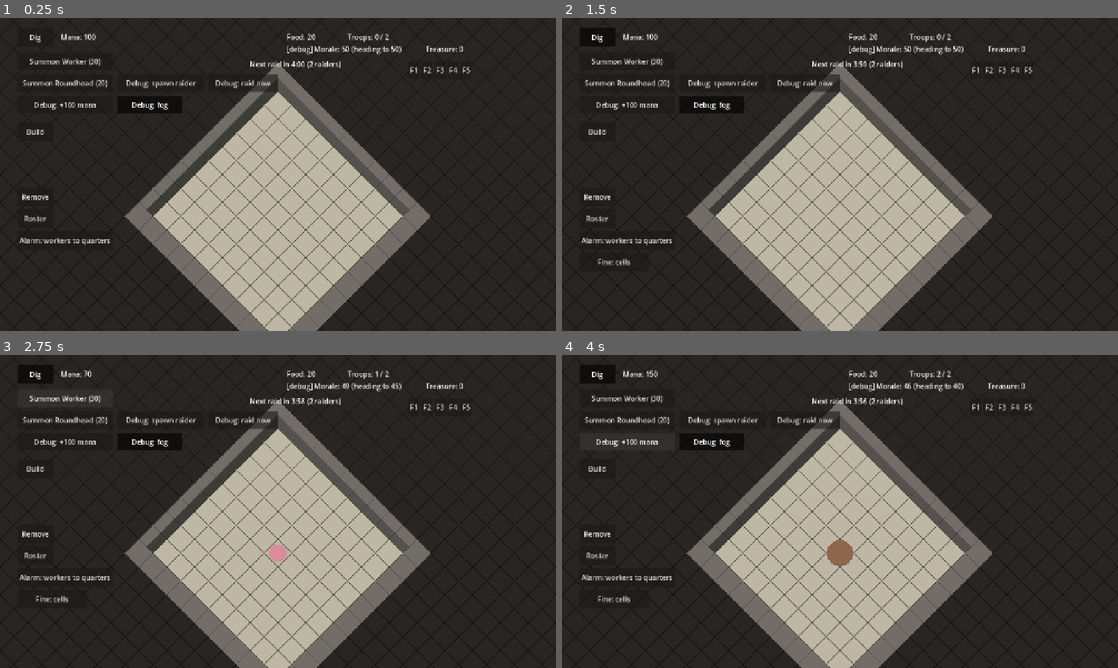
Above: before the commit, frames 1-4 (two rows, left to right).
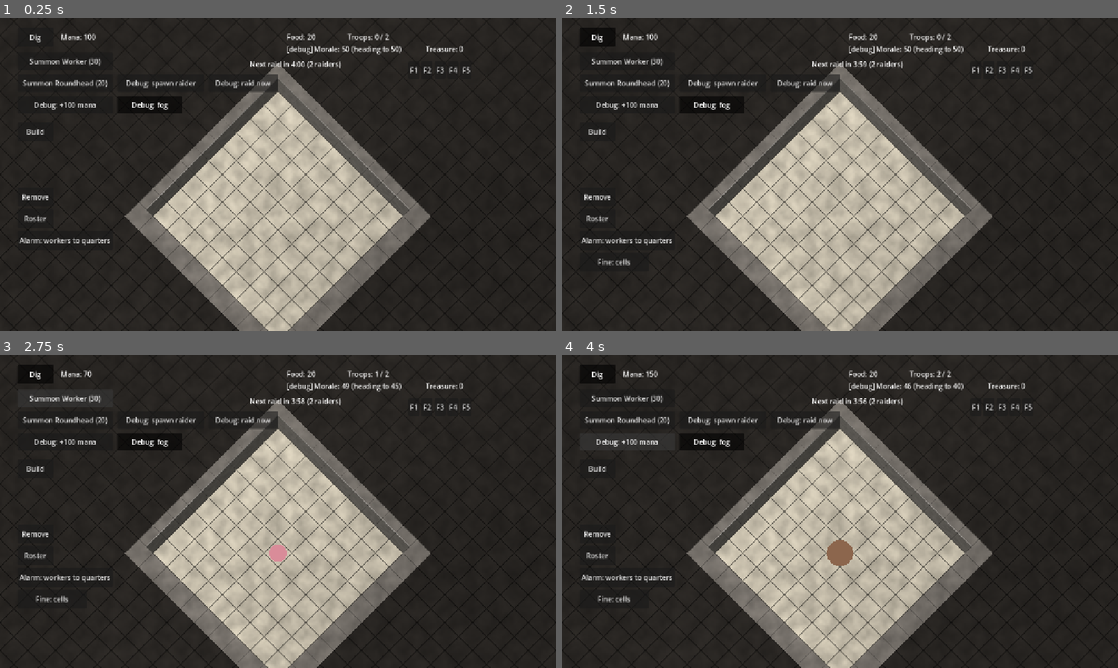
Above: after the commit, the same moments.

Repository: SirSizzle24/mazelord
Game: Godot game, scene res://Scenes/main.tscn
The game is run twice, just before and just after one commit, with the same random seed, the same clock (stepped at 60 frames per second) and the same inputs.
Inputs:
- Up to frame 1 (0.25 s): no input
- Up to frame 2 (1.5 s): click "Build" at 0.5 s; click "Dig" at 1.25 s
- Up to frame 3 (2.75 s): click "Summon Worker (30)" at 2 s
- Up to frame 4 (4 s): click "Summon Roundhead (20)" at 2.75 s; click "Debug: +100 mana" at 3.5 s

The runs differ from the first frame. In frame 1, 0.4% of the frame differs, in the area x 26-74%, y 20-91%; in frame 2, 0.4%; in frame 3, 0.4%; in frame 4, 0.4%.

Commit message:
World-space surface texturing with placeholder noise; wall masks for tops and faces

Diff:
--- a/scripts/fog.gd
+++ b/scripts/fog.gd
@@ -6,6 +6,7 @@
 ## The fog is a TileMapLayer of darkened ground tiles, and only cells whose visibility changed are updated.
 
 const TileTextures = preload("res://scripts/tile_textures.gd")
+const SurfaceMaterial = preload("res://scripts/surface_material.gd")
 const SIGHT_RADIUS := 15  # cells (5 blocks) a troop can see in every direction
 const UPDATE_INTERVAL := 0.2  # seconds between sight updates; every frame would be wasted work
 const MEMORY_DARKEN := 0.55  # how much darker remembered tiles look than live ones
@@ -34,6 +35,7 @@
 	marked_kind = colors.size()
 	colors.append(grid.MARKED_COLOR)
 	layer.tile_set = TileTextures.build(colors, grid.TILE_WIDTH)
+	layer.material = SurfaceMaterial.make(null)  # remembered ground keeps its texture, dimmed
 	layer.show_behind_parent = true  # under the remembered furnishings this node draws
 	add_child(layer)
 	layer.position = grid.tile_to_screen(Vector2i.ZERO) - layer.map_to_local(Vector2i.ZERO)
@@ -41,8 +43,10 @@
 	# Walls stay inside their own cells, so they never cover troops or neighbors, and need no depth sorting.
 	var rock: Color = grid.ROCK_COLOR.lightened(0.15)
 	var deposit: Color = grid.DEPOSIT_COLOR.darkened(0.2)
-	walls.tile_set = TileTextures.build_walls([rock, rock.darkened(MEMORY_DARKEN), deposit,
+	var wall_art: Dictionary = TileTextures.build_walls([rock, rock.darkened(MEMORY_DARKEN), deposit,
 		deposit.darkened(MEMORY_DARKEN), grid.MARKED_COLOR], grid.TILE_WIDTH, WALL_FACE_HEIGHT)
+	walls.tile_set = wall_art["tile_set"]
+	walls.material = SurfaceMaterial.make(wall_art["mask"])  # tops and faces textured separately
 	add_child(walls)
 	walls.position = layer.position
 	grid.cell_dug.connect(_on_cell_dug)
--- a/scripts/grid.gd
+++ b/scripts/grid.gd
@@ -17,6 +17,7 @@
 enum Ground { ROCK, FLOOR, MARKED, DEPOSIT_ROCK, DEPOSIT_FLOOR, LAIR }
 
 const TileTextures = preload("res://scripts/tile_textures.gd")
+const SurfaceMaterial = preload("res://scripts/surface_material.gd")
 
 signal layout_changed  # sent when floor is dug or a furnishing is finished, so rooms can be re-checked
 signal marks_changed(tile: Vector2i)  # sent when a dig mark is added or removed, so the fog can show it
@@ -106,6 +107,7 @@
 		tiles.append(column)
 
 	ground.tile_set = TileTextures.build(ground_colors(), TILE_WIDTH)
+	ground.material = SurfaceMaterial.make(null)  # world-space texture detail
 	ground.show_behind_parent = true  # drawn under this node's own drawing (furnishings, items)
 	add_child(ground)
 	# Line the layer's cells up exactly with tile_to_screen(), whatever offset Godot's layout uses.
--- /dev/null
+++ b/scripts/surface.gdshader
@@ -0,0 +1,46 @@
+shader_type canvas_item;
+// Surface texturing for ground, fog and walls. The tiles' own colors stay (lit or remembered, deposit,
+// mark, face shading); this multiplies in texture detail looked up by WORLD position, so it flows across
+// tile edges with no seams. Tops (and the ground) sample the top texture; wall faces sample the face
+// texture along the wall's length and up its height, so a long wall's face is continuous.
+// A large-scale variation texture breaks up the repetition of the smaller ones.
+
+uniform bool use_mask = false;  // walls: a mask says which pixels are top or face; ground: all top
+uniform sampler2D mask_tex : filter_nearest;
+uniform sampler2D top_tex : repeat_enable, filter_linear_mipmap;
+uniform sampler2D face_tex : repeat_enable, filter_linear_mipmap;
+uniform sampler2D macro_tex : repeat_enable, filter_linear_mipmap;
+uniform float top_scale = 512.0;  // world pixels per repeat of the top texture
+uniform float face_scale = 256.0;  // world pixels along a wall per repeat of the face texture
+uniform float macro_scale = 3000.0;  // world pixels per repeat of the variation texture
+uniform float detail_strength = 0.3;  // how strongly the textures change the base colors
+uniform float macro_strength = 0.15;
+uniform float ridge_highlight = 0.12;  // extra light along the top edge of faces
+
+varying vec2 world;
+
+void vertex() {
+	world = (MODEL_MATRIX * vec4(VERTEX, 0.0, 1.0)).xy;
+}
+
+void fragment() {
+	vec4 base = texture(TEXTURE, UV);
+	float detail = texture(top_tex, world / top_scale).r;
+	float ridge = 0.0;
+	if (use_mask) {
+		vec4 part = texture(mask_tex, UV);
+		if (part.r < 0.5) {
+			// A face. Distance along the wall runs down-right for a lower-left face and down-left for a
+			// lower-right one; the mask's blue is the height up the face.
+			vec2 along = part.g < 0.5 ? vec2(0.7071, 0.7071) : vec2(-0.7071, 0.7071);
+			float u = dot(world, along) / face_scale;
+			detail = texture(face_tex, vec2(u, part.b * 0.25)).r;
+			ridge = smoothstep(0.85, 1.0, part.b);
+		}
+	}
+	float macro = texture(macro_tex, world / macro_scale).r;
+	vec3 color = base.rgb * (1.0 - detail_strength / 2.0 + detail_strength * detail);
+	color *= 1.0 - macro_strength / 2.0 + macro_strength * macro;
+	color += ridge * ridge_highlight;
+	COLOR = vec4(color, base.a);
+}
--- /dev/null
+++ b/scripts/surface_material.gd
@@ -0,0 +1,38 @@
+extends RefCounted
+## Makes the material that textures ground, fog and walls (see surface.gdshader). Until there are painted
+## textures, the textures are generated noise: seamless, so they repeat without visible edges. To use
+## your own, put the files in res://Assets/ and load them in _texture() instead of generating noise.
+
+const Surface = preload("res://scripts/surface.gdshader")
+
+static var _textures: Dictionary = {}  # made once and shared by every layer
+
+
+## A material for a layer. Walls pass their mask; ground and fog pass null (everything is top).
+static func make(mask: Texture2D) -> ShaderMaterial:
+	var material := ShaderMaterial.new()
+	material.shader = Surface
+	material.set_shader_parameter("use_mask", mask != null)
+	if mask != null:
+		material.set_shader_parameter("mask_tex", mask)
+	material.set_shader_parameter("top_tex", _texture("top", 0.02))
+	material.set_shader_parameter("face_tex", _texture("face", 0.03))
+	material.set_shader_parameter("macro_tex", _texture("macro", 0.006))
+	return material
+
+
+## A seamless noise texture, made once per name. Higher frequency means finer grain.
+static func _texture(texture_name: String, frequency: float) -> Texture2D:
+	if not _textures.has(texture_name):
+		var noise := FastNoiseLite.new()
+		noise.frequency = frequency
+		noise.fractal_octaves = 4
+		noise.seed = texture_name.hash()
+		var texture := NoiseTexture2D.new()
+		texture.width = 512
+		texture.height = 512
+		texture.seamless = true  # its edges match, so it repeats invisibly
+		texture.generate_mipmaps = true
+		texture.noise = noise
+		_textures[texture_name] = texture
+	return _textures[texture_name]
--- a/scripts/tile_textures.gd
+++ b/scripts/tile_textures.gd
@@ -43,8 +43,13 @@
 ## the same height, so a row of walls forms one continuous face, and its top edge one straight ridge.
 ## There are no outlines on cell edges, so walls side by side blend into one surface; the only line
 ## drawn is the ridge where the top meets a face.
-static func build_walls(colors: Array, size: int, face_height: float) -> TileSet:
+## Alongside the colors, it paints a matching mask image, with the same layout, telling the surface
+## shader what each pixel is: red = top; otherwise a face, with green saying which (0.25 for a
+## lower-left face, 0.75 for a lower-right one) and blue its height up the face (0 at the base, 1 at
+## the ridge). Returns {"tile_set": the TileSet, "mask": the mask texture}.
+static func build_walls(colors: Array, size: int, face_height: float) -> Dictionary:
 	var image := Image.create(size * colors.size(), size * 8, false, Image.FORMAT_RGBA8)
+	var mask := Image.create(size * colors.size(), size * 8, false, Image.FORMAT_RGBA8)
 	var half := size / 2.0
 	for i in colors.size():
 		var top: Color = colors[i]
@@ -64,6 +69,7 @@
 					var above_left := (half + x) - y
 					var above_right := (half + size - x) - y
 					var color: Color = top
+					var part := Color(1, 0, 0, 1)  # the mask: top, until a face says otherwise
 					if corner_open:
 						# Continue the neighbors' faces into the bottom corner. Left of the corner sits the up-left
 						# wall's lower-right face, measured from the line through the corner going down-left;
@@ -72,10 +78,12 @@
 							var above_corner := (size + half - x) - y
 							if above_corner < face_height:
 								color = top.darkened(0.45) if above_corner < face_height - 1.5 else ridge
+								part = Color(0, 0.75, above_corner / face_height, 1)  # continues a lower-right face
 						else:
 							var above_corner := (size + x - half) - y
 							if above_corner < face_height:
 								color = top.darkened(0.25) if above_corner < face_height - 1.5 else ridge
+								part = Color(0, 0.25, above_corner / face_height, 1)  # continues a lower-left face
 					var in_left := left_open and above_left < face_height
 					var in_right := right_open and above_right < face_height
 					if in_left and in_right:
@@ -85,9 +93,12 @@
 						in_right = not in_left
 					if in_left:
 						color = top.darkened(0.25) if above_left < face_height - 1.5 else ridge
+						part = Color(0, 0.25, above_left / face_height, 1)
 					elif in_right:
 						color = top.darkened(0.45) if above_right < face_height - 1.5 else ridge
+						part = Color(0, 0.75, above_right / face_height, 1)
 					image.set_pixel(i * size + px, faces * size + py, color)
+					mask.set_pixel(i * size + px, faces * size + py, part)
 
 	var source := TileSetAtlasSource.new()
 	source.texture = ImageTexture.create_from_image(image)
@@ -101,4 +112,4 @@
 	tile_set.tile_layout = TileSet.TILE_LAYOUT_DIAMOND_DOWN
 	tile_set.tile_size = Vector2i(size, size)
 	tile_set.add_source(source, 0)
-	return tile_set
+	return {"tile_set": tile_set, "mask": ImageTexture.create_from_image(mask)}
Not shown, added: scripts/surface.gdshader.uid
Not shown, added: scripts/surface_material.gd.uid
